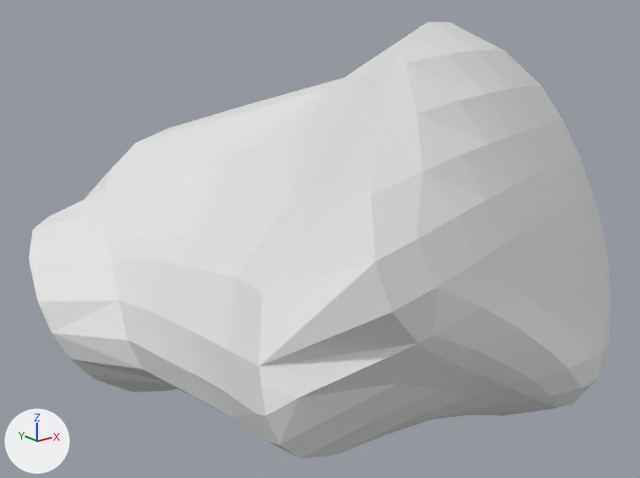
Before and after pictures for a commit that changed the OBJ model src/wormguides/model/obj_files/ABplppappap_t326.obj.
Rendered twice from a 50 mm lens placed at (169.1, -101.6, 293.5), pointed at (189.6, -76.0, 283.3). Arrows for +X, +Y and +Z are at lower left; the lights stay in place. Where no turn or scale is listed for an object, it has been applied to the vertices.

Names of what the first picture shows: 'ABplppappap_t326'.
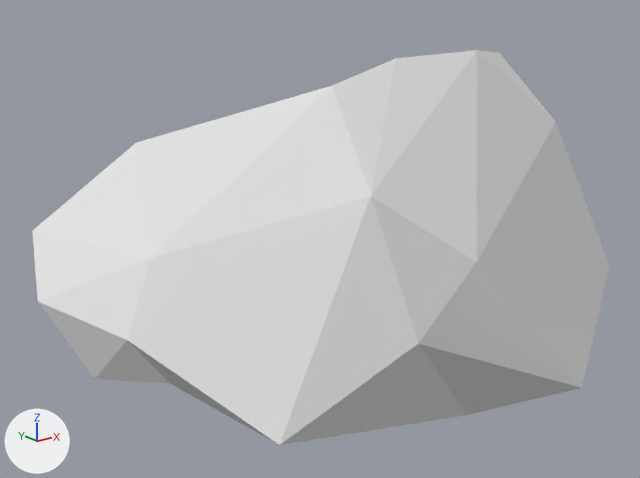
The change, as a diff of the scene's bpy script:
```diff
--- a/src/wormguides/model/obj_files/ABplppappap_t326.obj.py
+++ b/src/wormguides/model/obj_files/ABplppappap_t326.obj.py
@@ me_abplppappap_t326 @@
 # used by ob_abplppappap_t326; location = (0.0, 0.0, 0.0)
-me_abplppappap_t326.from_pydata(...)  # 432 vertices, 860 faces; spans x 180.3..199.4, y -87.5..-64.5, z 276.3..291.7
+me_abplppappap_t326.from_pydata(...)  # 34 vertices, 64 faces; spans x 180.5..199.0, y -87.3..-64.5, z 276.6..290.9
+# me_abplppappap_t326 part 1: 398 vertices removed from x 180.3..199.4, y -87.5..-64.5, z 276.3..291.7
```

Pixel boxes [x1, y1, x2, y2] of what changed, in the pictures (640 x 478 px):
'ABplppappap_t326', reshaped (10% shorter): before [29, 22, 611, 459]; after [32, 50, 610, 445]
part 1 of me_abplppappap_t326, deleted: before [29, 22, 611, 459]
